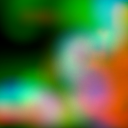
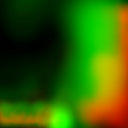
Layer changes from the first 128x128 image to the second:
hid "hfNoise", painted on it over box(0, 0, 128, 128)
painted on "lfNoise" over box(0, 0, 128, 128)
painted on "Density" over box(0, 0, 128, 128)
